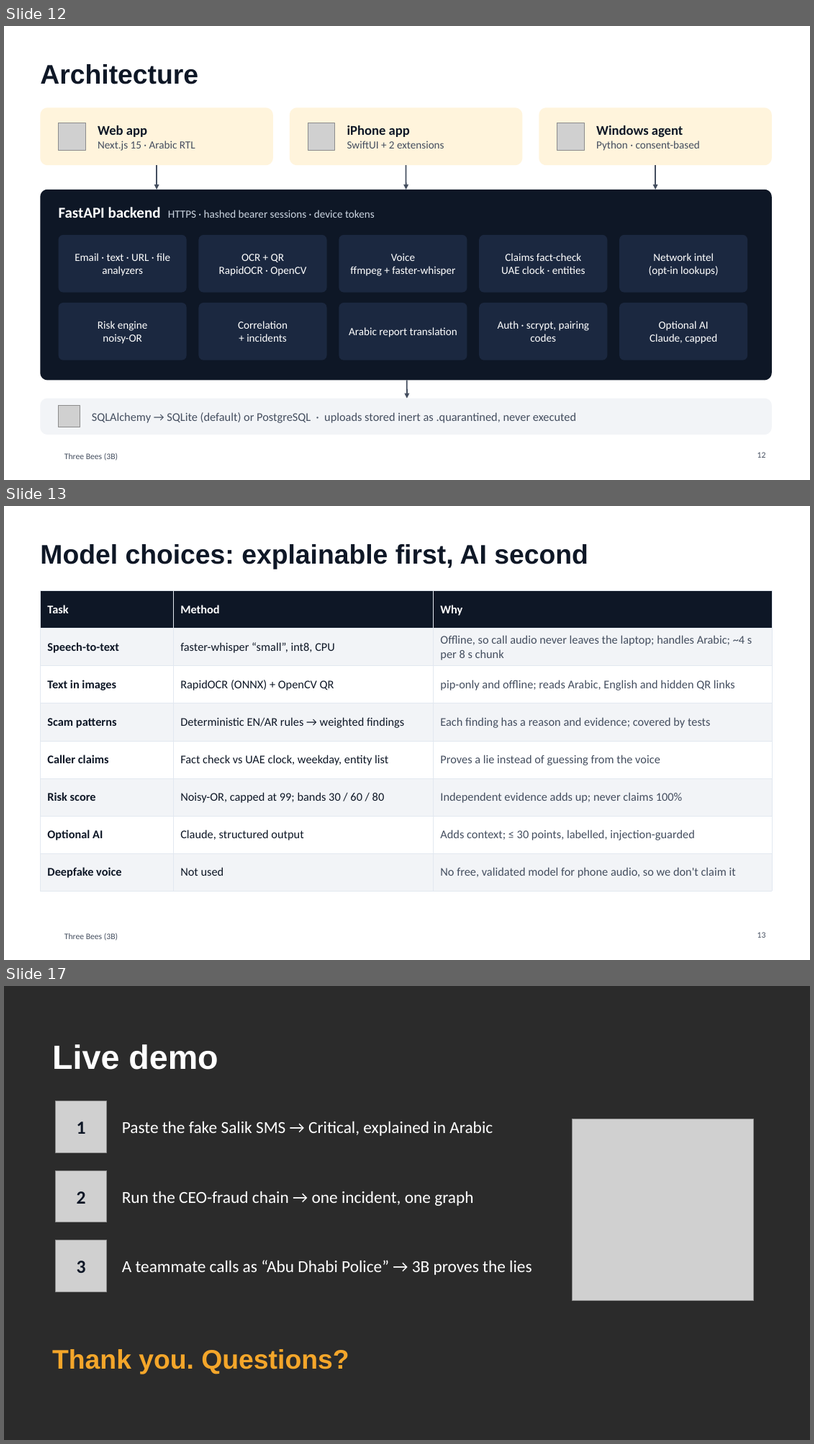
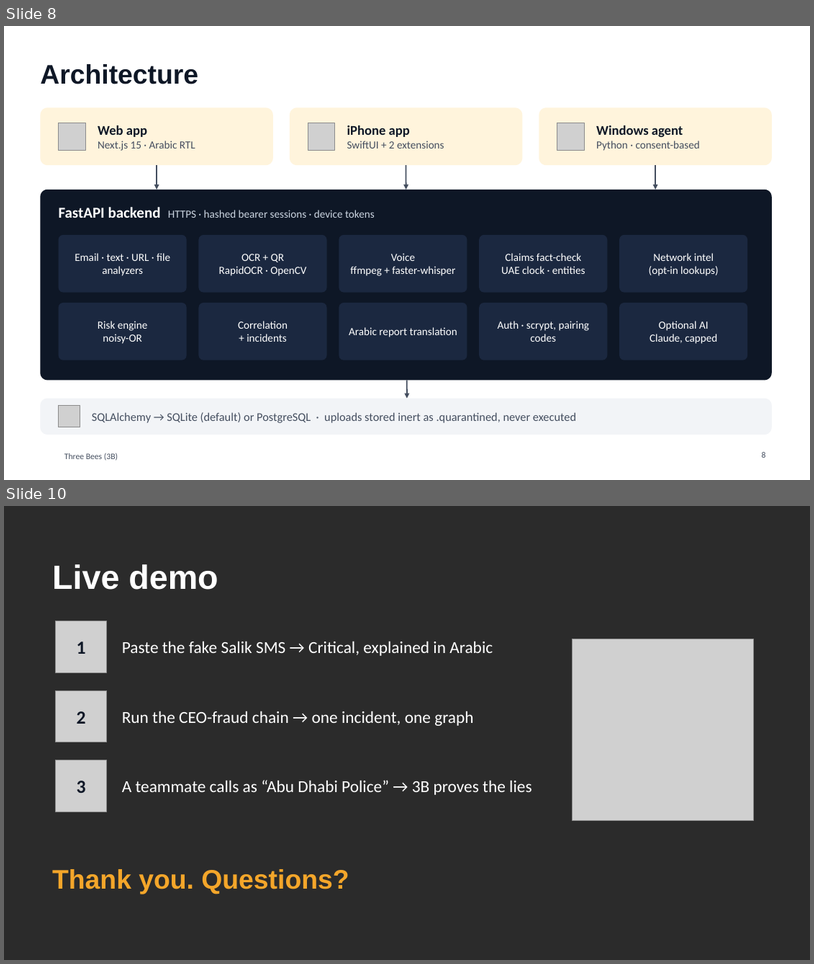
Before and after one commit to Mezx-1/three-bees, a slide deck: docs/presentation/ThreeBees_3B.pptx. Shown one above the other, each under a label of ours: slides 12, 13 and 17 before the commit, slides 8 and 10 after it; the slides between them are not shown. The pictures are 814x1444 and 814x964 pixels, drawn with LibreOffice and Linux fonts; fonts in the diff are those of the drawing; grey boxes stand for pictures; background and template pictures are left out; a plain dark background stands for a picture behind light text. Boxes give left, top, right and bottom in pixels: in the first picture for what was removed or moved away, otherwise in the second. Text is boxed around its words. In the diff, an @@ line names an element or a change of style, - is before the commit and + after.

```diff
--- a/docs/presentation/ThreeBees_3B.pptx
+++ b/docs/presentation/ThreeBees_3B.pptx
@@ slide 13 removed at (x1=4, y1=506, x2=810, y2=960), background #FFFFFF; not listed: 1 template element that a slide beside it also shows @@
@@ title removed at (x1=40, y1=544, x2=589, y2=569) @@
-Model choices: explainable first, AI second
@@ table removed at (x1=40, y1=591, x2=772, y2=880), 8 rows, 3 columns @@
-Task | Method | Why
-Speech-to-text | faster-whisper “small”, int8, CPU | Offline, so call audio never leaves the laptop; handles Arabic; ~4 s per 8 s chunk
-Text in images | RapidOCR (ONNX) + OpenCV QR | pip-only and offline; reads Arabic, English and hidden QR links
-Scam patterns | Deterministic EN/AR rules → weighted findings | Each finding has a reason and evidence; covered by tests
-Caller claims | Fact check vs UAE clock, weekday, entity list | Proves a lie instead of guessing from the voice
-Risk score | Noisy-OR, capped at 99; bands 30 / 60 / 80 | Independent evidence adds up; never claims 100%
-Optional AI | Claude, structured output | Adds context; ≤ 30 points, labelled, injection-guarded
-Deepfake voice | Not used | No free, validated model for phone audio, so we don't claim it
@@ page number removed at (x1=758, y1=932, x2=766, y2=937) @@
-13
@@ what was slide 12 is now slide 8 @@
@@ page number at (x1=762, y1=452, x2=766, y2=457): text changed @@
-12
+8
@@ what was slide 17 is now slide 10 @@
```
Also in this commit, not shown: 1 slide changed, 2 slides added, 8 other slides removed.
